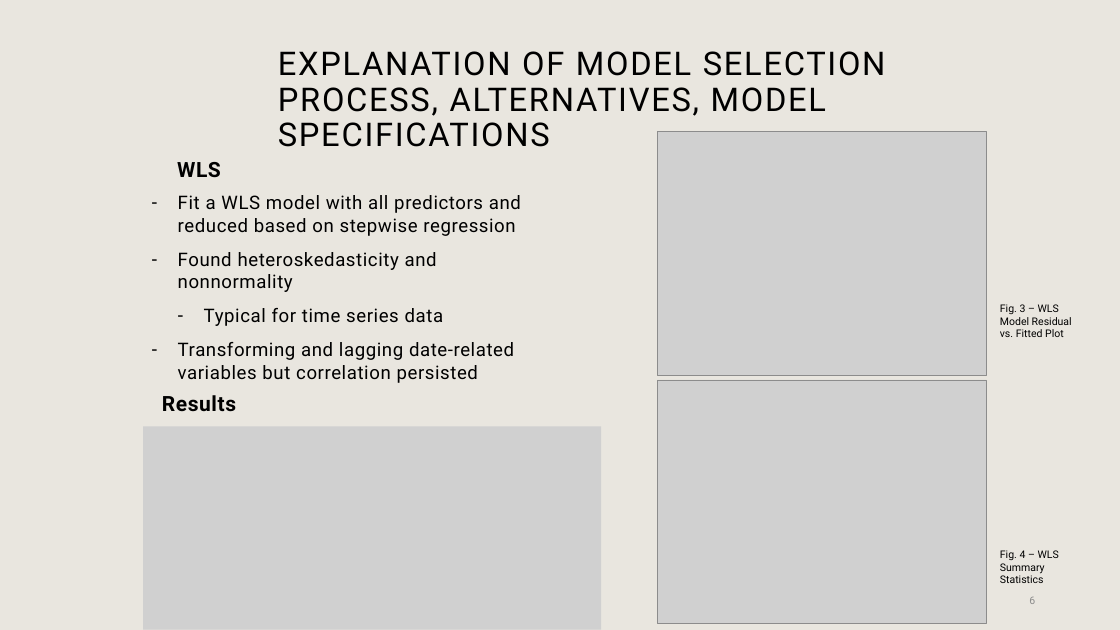
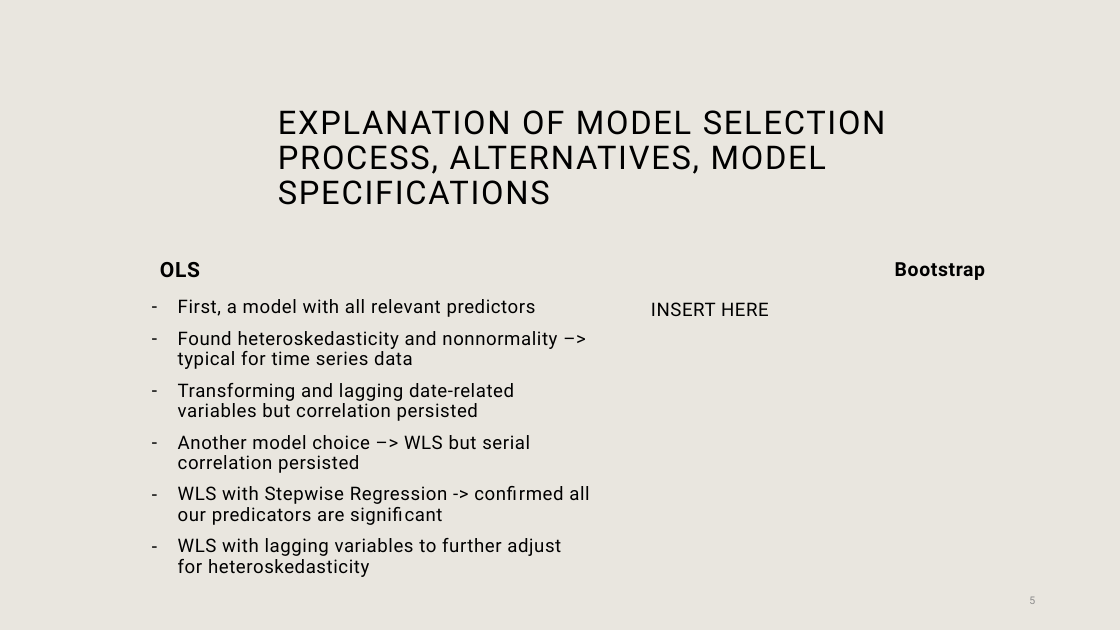
Before and after one commit to graciecakes4/ITEC621Project, a slide deck: slide 5 of ITEC621 Final Presentation.pptx (slide 6 before the commit). Drawn at 1120x630 pixels with LibreOffice and Linux fonts; fonts in the diff are those of the drawing; grey boxes stand for pictures; background and template pictures are left out. Boxes give left, top, right and bottom in pixels: in the first picture for what was removed or moved away, otherwise in the second. Text is boxed around its words. In the diff, an @@ line names an element or a change of style, - is before the commit and + after.

```diff
--- a/ITEC621 Final Presentation.pptx
+++ b/ITEC621 Final Presentation.pptx
@@ title "EXPLANATION OF MODEL SELECTION PROCESS, ..." at (278, 110, 886, 205): vertical alignment middle to bottom @@
@@ picture removed at (657, 132, 986, 376) @@
@@ text "OLS" at (160, 262, 200, 278): vertical alignment middle to top @@
@@ text at (160, 262, 200, 278): text changed @@
-WLS
+OLS
@@ text added at (895, 262, 985, 280), 16.6 pt, text #000000, bold @@
+Bootstrap
@@ text "First, a model with all ...": place and size @@
-text "First, a model with all ..." at (178, 195, 521, 383)
+text "First, a model with all ..." at (178, 299, 589, 577)
@@ text at (178, 299, 557, 369): text changed @@
-– Fit a WLS model with all predictors and reduced based on stepwise regression
-– Found heteroskedasticity and nonnormality
-  – Typical for time series data
+– First, a model with all relevant predictors
+– Found heteroskedasticity and nonnormality –> typical for time series data
@@ text added at (651, 302, 769, 316), 16 pt, text #000000 @@
+INSERT HERE
@@ text removed at (1000, 304, 1072, 337) @@
-Fig. 3 – WLS Model Residual vs. Fitted Plot
@@ text at (178, 383, 514, 421): line spacing 1 to 0.9 @@
@@ picture removed at (657, 380, 986, 623) @@
@@ text removed at (162, 395, 236, 412) @@
-Results
@@ picture removed at (143, 427, 601, 630) @@
@@ text at (178, 435, 589, 577): paragraphs added @@
+– Another model choice –> WLS but serial correlation persisted
+– WLS with Stepwise Regression -> confirmed all our predicators are significant
+– WLS with lagging variables to further adjust for heteroskedasticity
@@ text removed at (1000, 550, 1059, 583) @@
-Fig. 4 – WLS Summary Statistics
```
Also in this commit, not shown: 2 other slides changed, 1 slide added, 3 slides removed.
